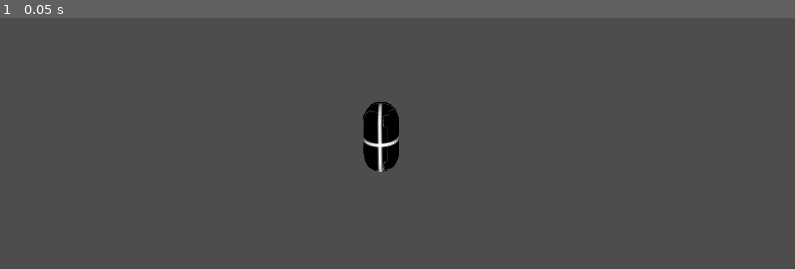
Above: before the commit, frame 1.
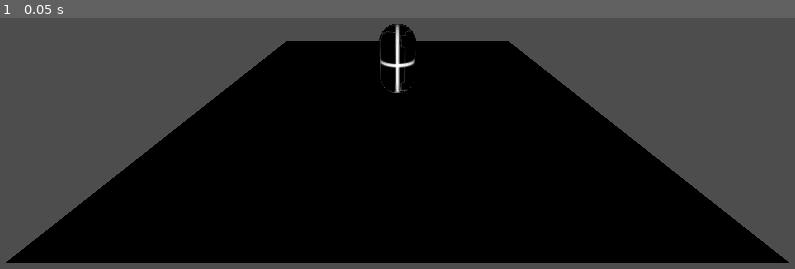
Above: after the commit, the same moment.

Repository: whysguy52/Ninja-Royale
Game: Godot game, scene res://scenes/main.tscn
The game is run twice, just before and just after one commit, with the same random seed, the same clock (stepped at 60 frames per second) and the same inputs.
Inputs:
- Up to frame 1 (0.05 s): no input

The runs differ from the first frame. In frame 1, 55% of the frame differs, in the area x 0-100%, y 2-98%.

Commit message:
adds initial plane

Diff:
--- a/scenes/main.tscn
+++ b/scenes/main.tscn
@@ -1,6 +1,14 @@
-[gd_scene load_steps=2 format=3 uid="uid://b6j7m23sngsri"]
+[gd_scene load_steps=6 format=3 uid="uid://b6j7m23sngsri"]
 
 [ext_resource type="PackedScene" uid="uid://vi16tgx64h6t" path="res://assets/3d/ninja/ninja.dae" id="1_hpnfo"]
+[ext_resource type="Texture2D" uid="uid://by0qc0o48eg7n" path="res://assets/2d/grid.png" id="2_ggk8q"]
+
+[sub_resource type="WorldBoundaryShape3D" id="WorldBoundaryShape3D_461u6"]
+
+[sub_resource type="PlaneMesh" id="PlaneMesh_4iekp"]
+
+[sub_resource type="StandardMaterial3D" id="StandardMaterial3D_sw3st"]
+albedo_texture = ExtResource("2_ggk8q")
 
 [node name="main" type="Node3D"]
 
@@ -8,6 +16,17 @@
 transform = Transform3D(1, 0, 0, 0, 1, 0, 0, 0, 1, 0, 46.1195, 0)
 
 [node name="camera" type="Camera3D" parent="."]
-transform = Transform3D(1, 0, 0, 0, 0.985064, 0.172187, 0, -0.172187, 0.985064, 0.921661, 7.47202, 15.3435)
+transform = Transform3D(1, 0, 0, 0, 0.947339, 0.320233, 0, -0.320233, 0.947339, 0, 7.472, 15.344)
 
 [node name="ninja" parent="." instance=ExtResource("1_hpnfo")]
+transform = Transform3D(1, 0, 0, 0, 1, 0, 0, 0, 1, 0, 1.89727, 0)
+
+[node name="plane" type="StaticBody3D" parent="."]
+
+[node name="CollisionShape3D" type="CollisionShape3D" parent="plane"]
+shape = SubResource("WorldBoundaryShape3D_461u6")
+
+[node name="MeshInstance3D" type="MeshInstance3D" parent="plane"]
+transform = Transform3D(10, 0, 0, 0, 10, 0, 0, 0, 10, 0, 0, 0)
+mesh = SubResource("PlaneMesh_4iekp")
+surface_material_override/0 = SubResource("StandardMaterial3D_sw3st")
Binary file added: assets/2d/grid.png
Not shown, added: assets/2d/grid.png.import
